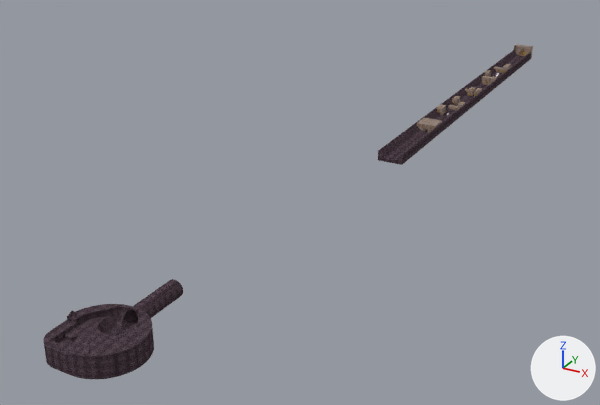
The Blender file blender/cannon.blend: old version first, new version second.
The view is the same before and after, from a camera (50 mm lens) standing at (588.0, -552.0, 509.0) and looking at (-132.0, 756.0, -145.0). Lighting does not change. The marker at lower right points along +X, +Y and +Z.

The first picture shows 'Cube-col', 'Cube-col.001', 'Cube-col.002', 'Cube-col.003', 'Cube-col.004', 'Cube-col.005', 'Cube-col.006', 'Cube-col.010', 'Cube-col.012', 'Cube-col.016', 'canon-col', 'halfpipe-col'.
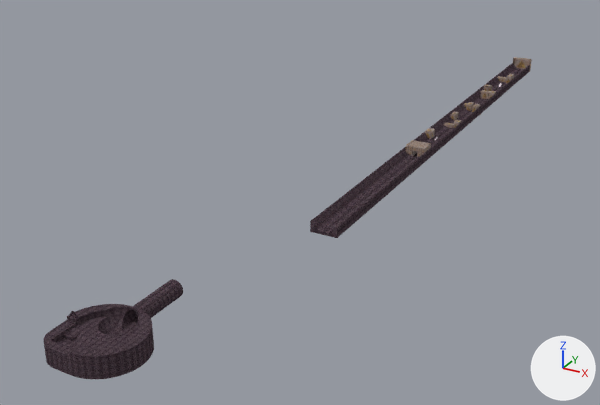
Pixel boxes (x1, y1, x2, y2) of what changed, in the pictures (600 x 405 px):
'halfpipe-col', reshaped, moved (44% wider, 52% taller): before (378, 50, 531, 165); after (310, 63, 530, 238)
'Cube-col.001', moved: before (417, 118, 442, 132); after (406, 140, 431, 157)
'Cube-col.016', moved: before (514, 44, 533, 58); after (513, 57, 532, 72)
'Cube-col', moved: before (436, 105, 446, 115); after (425, 128, 435, 139)
'Cube-col.010', moved: before (482, 76, 491, 85); after (480, 90, 491, 99)
'Cube-col.005', moved: before (468, 87, 476, 96); after (466, 102, 474, 111)
'Cube-col.004', moved: before (452, 96, 460, 105); after (450, 112, 459, 120)
'Cube-col.012', moved: before (502, 64, 511, 74); after (506, 74, 514, 84)
'Cube-col.006', moved: before (474, 88, 482, 96); after (472, 104, 480, 112)
'Cube-col.002', moved: before (448, 105, 458, 110); after (444, 123, 454, 128)
'Cube-col.003', moved: before (457, 102, 465, 110); after (453, 120, 461, 128)

Diff of the bpy script that builds the scene:
```diff
--- a/blender/cannon.blend.py
+++ b/blender/cannon.blend.py
@@ me_cylinder_001 @@
 me_cylinder_001.from_pydata(...)  # 34 vertices, 19 faces; spans x -25.0..25.0, y -380.0..563.0, z -11.0..9.0
 # used by ob_halfpipe_col; location = (18.0, 1221.0, -51.0)
+# me_cylinder_001 part 1: the whole mesh is multiplied about its middle by the matrix ((1.0, 0.0, 0.0), (0.0, 1.294, 0.0), (0.0, 0.0, 1.0)), then moved by (0.0, -74.0, 0.0)
 me_cylinder_001.materials.append(mat_material)
@@ ob_halfpipe_col @@
 ob_halfpipe_col = bpy.data.objects.new('halfpipe-col', me_cylinder_001)
-ob_halfpipe_col.location = (18.0, 1221.0, -51.0)
+ob_halfpipe_col.location = (18.0, 1158.0, -88.0)
@@ ob_cube_col_001 @@
 ob_cube_col_001 = bpy.data.objects.new('Cube-col.001', me_cube)
-ob_cube_col_001.location = (18.0, 1052.0, -57.0)
+ob_cube_col_001.location = (18.0, 988.0, -87.0)
@@ ob_cube_col_002 @@
 ob_cube_col_002 = bpy.data.objects.new('Cube-col.002', me_cube_003)
-ob_cube_col_002.location = (15.0, 1215.0, -63.0)
+ob_cube_col_002.location = (15.0, 1196.0, -100.0)
@@ ob_cube_col @@
 ob_cube_col = bpy.data.objects.new('Cube-col', me_cube_001)
-ob_cube_col.location = (0.0, 1165.0, -52.0)
+ob_cube_col.location = (0.0, 1102.0, -89.0)
@@ ob_cube_col_003 @@
 ob_cube_col_003 = bpy.data.objects.new('Cube-col.003', me_cube_005)
-ob_cube_col_003.location = (34.0, 1212.0, -53.0)
+ob_cube_col_003.location = (34.0, 1193.0, -90.0)
@@ ob_cube_col_004 @@
 ob_cube_col_004 = bpy.data.objects.new('Cube-col.004', me_cube_006)
-ob_cube_col_004.location = (4.0, 1258.0, -55.0)
+ob_cube_col_004.location = (4.0, 1254.0, -92.0)
@@ ob_cube_col_005 @@
 ob_cube_col_005 = bpy.data.objects.new('Cube-col.005', me_cube_008)
-ob_cube_col_005.location = (12.0, 1348.0, -55.0)
+ob_cube_col_005.location = (11.0, 1348.0, -92.0)
@@ ob_cube_col_006 @@
 ob_cube_col_006 = bpy.data.objects.new('Cube-col.006', me_cube_009)
-ob_cube_col_006.location = (28.0, 1348.0, -55.0)
+ob_cube_col_006.location = (28.0, 1340.0, -92.0)
@@ ob_cube_col_010 @@
 ob_cube_col_010 = bpy.data.objects.new('Cube-col.010', me_cube_013)
-ob_cube_col_010.location = (17.0, 1454.0, -51.0)
+ob_cube_col_010.location = (17.0, 1454.0, -88.0)
@@ ob_cube_col_012 @@
 ob_cube_col_012 = bpy.data.objects.new('Cube-col.012', me_cube_015)
-ob_cube_col_012.location = (35.0, 1577.0, -51.0)
+ob_cube_col_012.location = (35.0, 1624.0, -88.0)
@@ ob_cube_col_016 @@
 ob_cube_col_016 = bpy.data.objects.new('Cube-col.016', me_cube_020)
-ob_cube_col_016.location = (21.0, 1788.0, -45.0)
+ob_cube_col_016.location = (21.0, 1790.0, -82.0)
```
